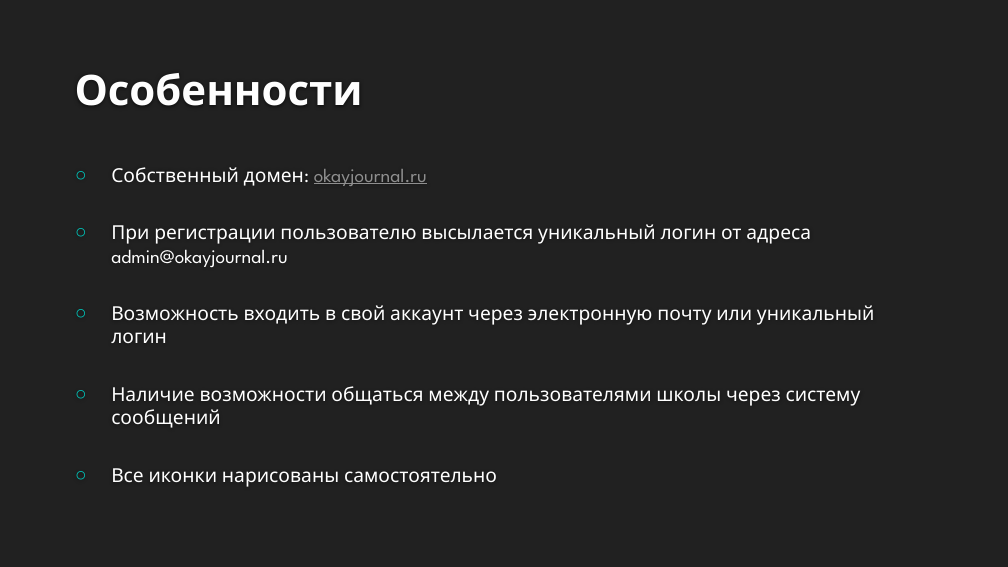
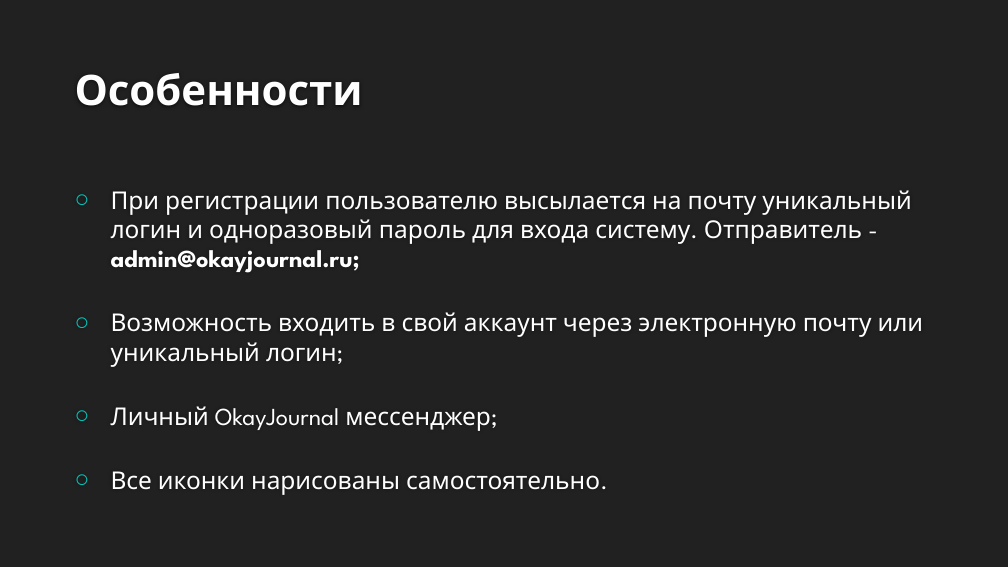
Before and after one commit to Protocs/OkayJournal, a slide deck: slide 6 of demo/OkayJournal.pptx (slide 5 before the commit). Drawn at 1008x567 pixels with LibreOffice and Linux fonts; fonts in the diff are those of the drawing; background and template pictures are left out. Boxes give left, top, right and bottom in pixels: in the first picture for what was removed or moved away, otherwise in the second. Text is boxed around its words. In the diff, an @@ line names an element or a change of style, - is before the commit and + after.

```diff
--- a/demo/OkayJournal.pptx
+++ b/demo/OkayJournal.pptx
@@ text at (111,190,924,495): text changed; size 18.3 to 23.3 pt @@
-○ Собственный домен: okayjournal.ru
-○ При регистрации пользователю высылается уникальный логин от адреса admin@okayjournal.ru
-○ Возможность входить в свой аккаунт через электронную почту или уникальный логин
-○ Наличие возможности общаться между пользователями школы через систему сообщений
-○ Все иконки нарисованы самостоятельно
+○ При регистрации пользователю высылается на почту уникальный логин и одноразовый пароль для входа систему. Отправитель - admin@okayjournal.ru;
+○ Возможность входить в свой аккаунт через электронную почту или уникальный логин;
+○ Личный OkayJournal мессенджер;
+○ Все иконки нарисованы самостоятельно.
```
Also in this commit, not shown: 4 other slides changed, 2 slides added, 1 slide removed.
